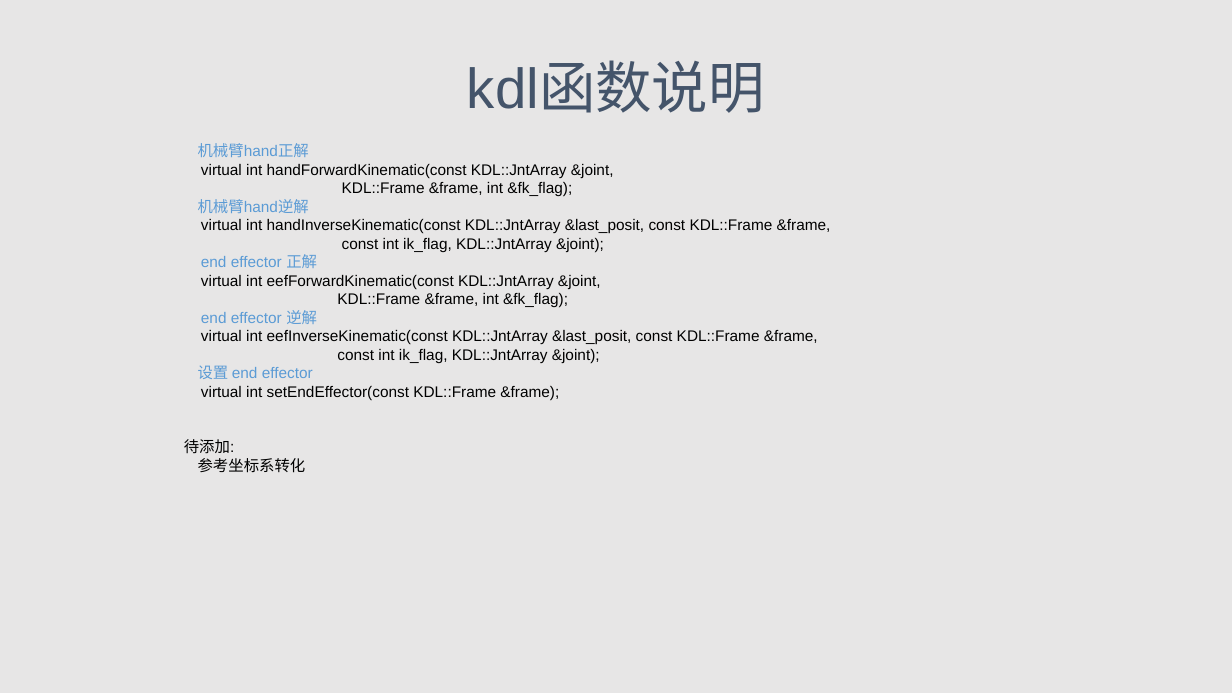
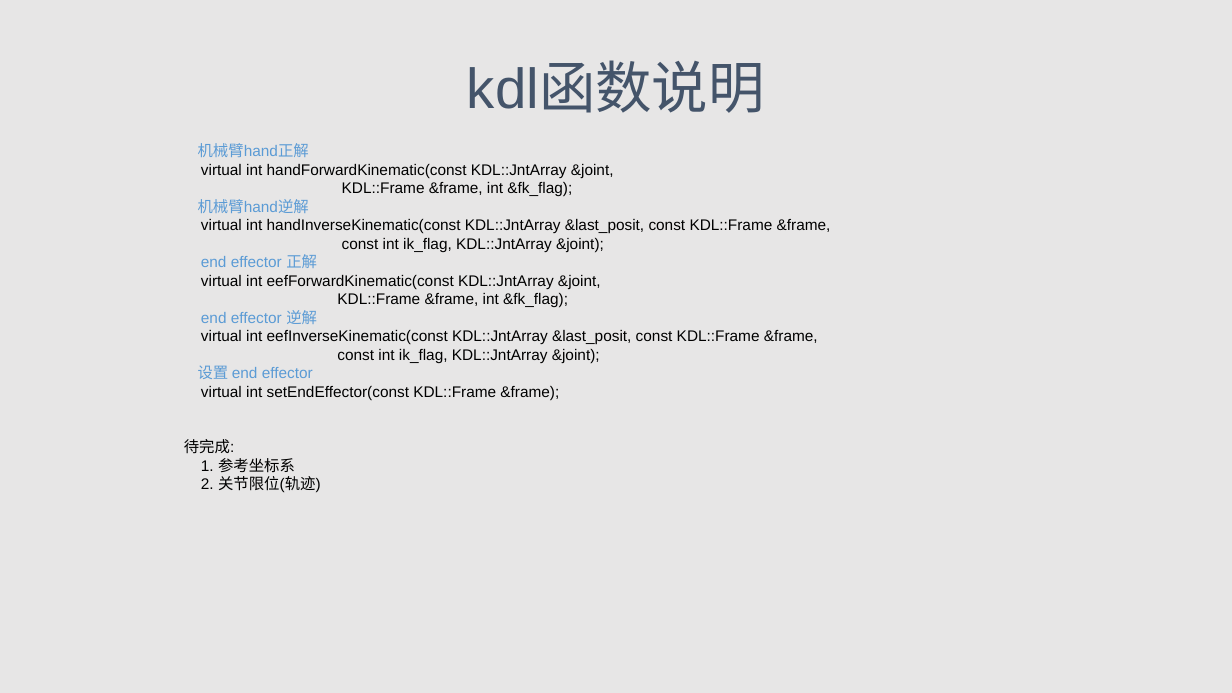
Before and after one commit to wenphi/about_by, a slide deck: slide 10 of motion流程演示.pptx (slide 7 before the commit). Drawn at 1232x693 pixels with LibreOffice and Linux fonts; fonts in the diff are those of the drawing. Boxes give left, top, right and bottom in pixels: in the first picture for what was removed or moved away, otherwise in the second. Text is boxed around its words. In the diff, an @@ line names an element or a change of style, - is before the commit and + after.

```diff
--- a/motion流程演示.pptx
+++ b/motion流程演示.pptx
@@ text at (184, 439, 321, 493): text changed @@
-待添加:
-参考坐标系转化
+待完成:
+1. 参考坐标系
+2. 关节限位(轨迹)
```
Also in this commit, not shown: 3 slides added, 26 other files.
